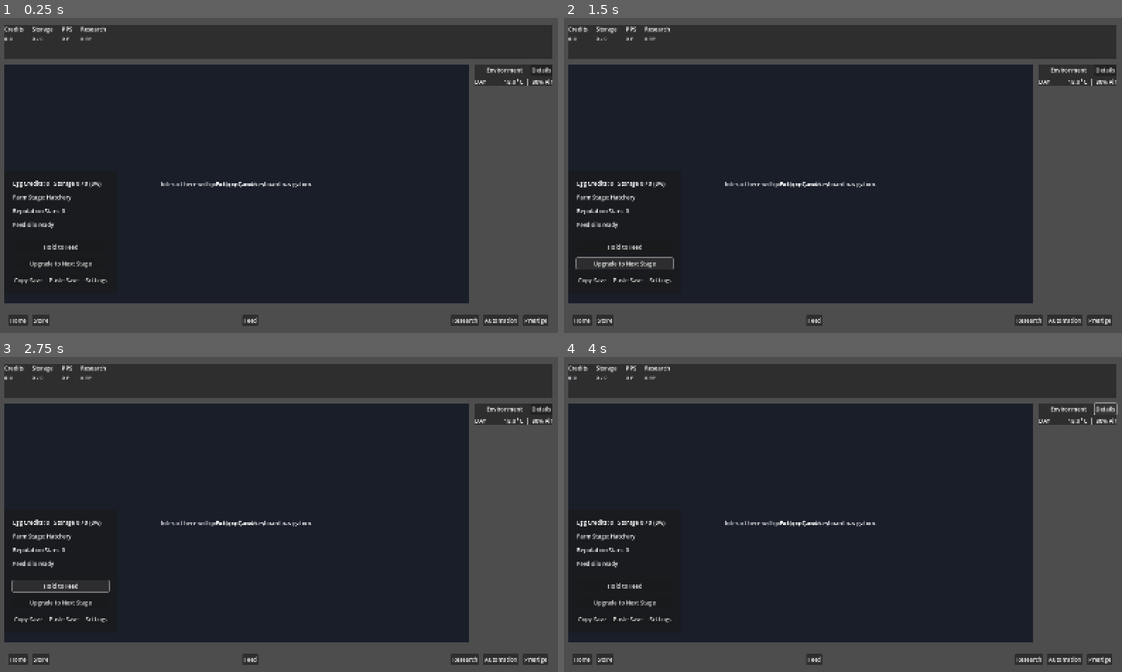
Above: before the commit, frames 1-4 (two rows, left to right).
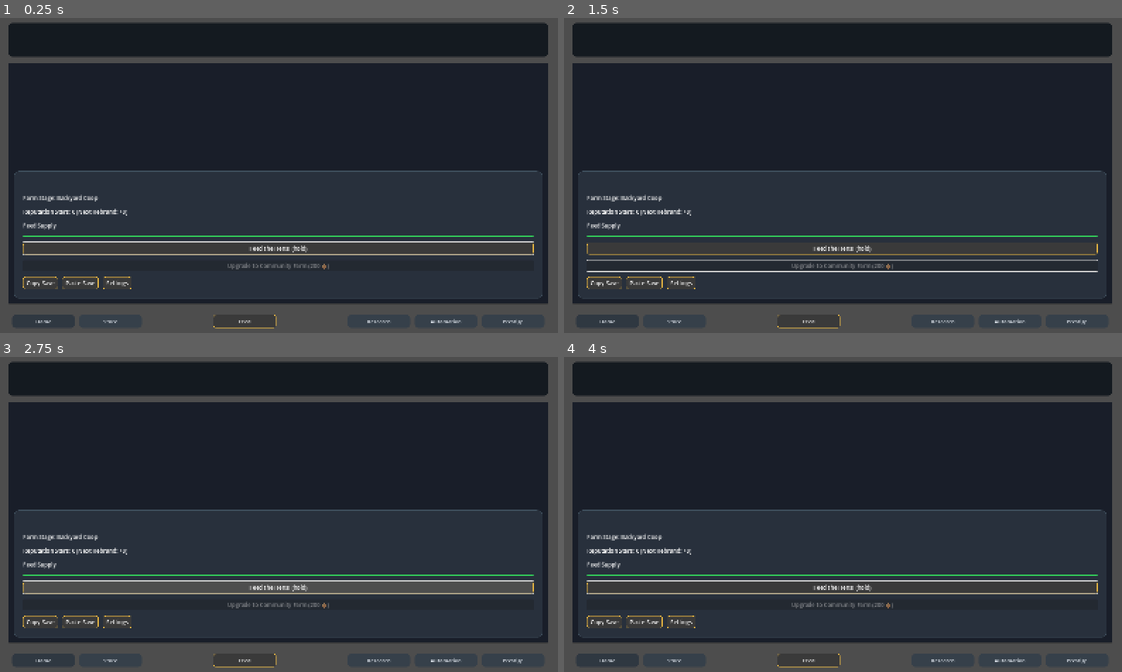
Above: after the commit, the same moments.

Repository: Balooog/Project_Yolkless
Game: Godot game, scene res://game/scenes/Main.tscn
Same seed, same stepped clock (60 frames per second), same inputs: the game is played once before the commit and once after it.
Inputs (mouse positions are in pixels of both pictures, inside the frame that each line leads up to):
- Up to frame 1 (0.25 s): no input
- Up to frame 2 (1.5 s): click (625, 263) at 0.5 s, where only the run before the commit has a clickable "Upgrade to Next Stage"; click (625, 263) at 1.25 s, where only the run before the commit has a clickable "Upgrade to Next Stage"
- Up to frame 3 (2.75 s): click "Hold to Feed" (after the commit: "Feed the Hens! (hold)") at 2 s
- Up to frame 4 (4 s): click "Home" at 2.75 s; click (1105, 410) at 3.5 s, where only the run before the commit has a clickable "Details"

The runs differ from the first frame. In frame 1, 34% of the frame differs, in the area x 0-99%, y 1-99%; in frame 2, 34%; in frame 3, 34%; in frame 4, 34%.
Error before the commit: Parse Error: Unexpected "?" in source. If you want a ternary operator, use "truthy_value if true_condition else falsy_value". (res://game/scripts/Save.gd:259)

Commit message:
feat(conveyor): integrate economy throughput telemetry
PX: PX-011.3

Diff:
--- a/game/scripts/Economy.gd
+++ b/game/scripts/Economy.gd
@@ -3,6 +3,8 @@
 
 const StatBus := preload("res://src/services/StatBus.gd")
 const EnvironmentService := preload("res://src/services/EnvironmentService.gd")
+const AutomationService := preload("res://src/services/AutomationService.gd")
+const PowerService := preload("res://src/services/PowerService.gd")
 const StatsProbe := preload("res://src/services/StatsProbe.gd")
 
 signal soft_changed(value: float)
@@ -11,6 +13,7 @@
 signal tier_changed(tier: int)
 signal autosave(reason: String)
 signal dump_triggered(amount: float, new_balance: float)
+signal conveyor_metrics_changed(rate: float, queue_len: int, jam_active: bool)
 
 var soft: float = 0.0
 var total_earned: float = 0.0
@@ -42,6 +45,8 @@
 const AUTOMATION_ENV_THRESHOLD := 0.75
 const MANUAL_SHIP_EFFICIENCY := 0.75
 const SNAPSHOT_INTERVAL := 20.0
+const CONVEYOR_JAM_QUEUE_THRESHOLD := 40
+const CONVEYOR_JAM_SECONDS := 2.5
 
 var _feed_efficiency_mult := 1.0
 var _feed_reported_empty := false
@@ -72,6 +77,13 @@
 var _profiling_active: bool = false
 var _ship_amortization_enabled: bool = false
 var _pending_shipment_logs: Array[Dictionary] = []
+var _conveyor_manager: Node
+var _conveyor_rate: float = 0.0
+var _conveyor_queue: int = 0
+var _conveyor_delivered_total: int = 0
+var _conveyor_last_update_msec: int = 0
+var _conveyor_jam_timer: float = 0.0
+var _conveyor_jam_active: bool = false
 
 func setup(balance: Balance, research: Research) -> void:
 	_balance = balance
@@ -105,6 +117,33 @@
 
 func set_scheduler_enabled(enabled: bool) -> void:
 	_use_scheduler = enabled
+
+func register_conveyor_manager(manager: Node) -> void:
+	if manager == _conveyor_manager:
+		return
+	if _conveyor_manager and is_instance_valid(_conveyor_manager):
+		_detach_conveyor_signals(_conveyor_manager)
+	_conveyor_manager = manager
+	if _conveyor_manager == null or not is_instance_valid(_conveyor_manager):
+		_conveyor_rate = 0.0
+		_conveyor_queue = 0
+		_conveyor_jam_timer = 0.0
+		_conveyor_jam_active = false
+		_conveyor_last_update_msec = 0
+		_update_conveyor_statbus()
+		conveyor_metrics_changed.emit(_conveyor_rate, _conveyor_queue, _conveyor_jam_active)
+		_conveyor_manager = null
+		return
+	if _conveyor_manager.has_signal("throughput_updated"):
+		var callable := Callable(self, "_on_conveyor_throughput_updated")
+		if not _conveyor_manager.is_connected("throughput_updated", callable):
+			_conveyor_manager.connect("throughput_updated", callable)
+	if _conveyor_manager.has_signal("item_delivered"):
+		var delivered_callable := Callable(self, "_on_conveyor_item_delivered")
+		if not _conveyor_manager.is_connected("item_delivered", delivered_callable):
+			_conveyor_manager.connect("item_delivered", delivered_callable)
+	_update_conveyor_statbus()
+	conveyor_metrics_changed.emit(_conveyor_rate, _conveyor_queue, _conveyor_jam_active)
 
 func _tick(delta: float) -> void:
 	if _balance == null or _research == null:
@@ -830,9 +869,14 @@
 	_statbus.register_stat(&"storage", {"stack": "replace", "default": storage})
 	_statbus.register_stat(&"storage_capacity", {"stack": "replace", "default": _current_capacity()})
 	_statbus.register_stat(&"feed_fraction", {"stack": "replace", "default": get_feed_fraction()})
+	_statbus.register_stat(&"conveyor_rate", {"stack": "replace", "default": 0.0})
+	_statbus.register_stat(&"conveyor_queue", {"stack": "replace", "default": 0.0})
+	_statbus.register_stat(&"conveyor_delivered_total", {"stack": "replace", "default": 0.0})
+	_statbus.register_stat(&"conveyor_jam_active", {"stack": "replace", "default": 0.0})
 	_update_statbus_storage(storage, _current_capacity())
 	_update_statbus_pps(_base_pps(), _current_pps())
 	_update_feed_fraction_stat()
+	_update_conveyor_statbus()
 
 func _update_statbus_pps(base_pps: float, pps: float) -> void:
 	var phase_start := Time.get_ticks_usec()
@@ -885,6 +929,48 @@
 		_log("INFO", "ECONOMY", "Auto shipment processed", entry)
 	_pending_shipment_logs.clear()
 	_profiling_accumulate(PROFILING_PHASE_SHIP, Time.get_ticks_usec() - start)
+
+func _detach_conveyor_signals(manager: Node) -> void:
+	if manager == null or not is_instance_valid(manager):
+		return
+	var throughput_cb := Callable(self, "_on_conveyor_throughput_updated")
+	if manager.has_signal("throughput_updated") and manager.is_connected("throughput_updated", throughput_cb):
+		manager.disconnect("throughput_updated", throughput_cb)
+	var delivered_cb := Callable(self, "_on_conveyor_item_delivered")
+	if manager.has_signal("item_delivered") and manager.is_connected("item_delivered", delivered_cb):
+		manager.disconnect("item_delivered", delivered_cb)
+
+func _on_conveyor_throughput_updated(rate: float, queue_len: int) -> void:
+	_conveyor_rate = max(rate, 0.0)
+	_conveyor_queue = max(queue_len, 0)
+	var now_msec := Time.get_ticks_msec()
+	var delta_seconds := 0.0
+	if _conveyor_last_update_msec > 0:
+		delta_seconds = max(float(now_msec - _conveyor_last_update_msec) / 1000.0, 0.0)
+	_conveyor_last_update_msec = now_msec
+	if _conveyor_queue >= CONVEYOR_JAM_QUEUE_THRESHOLD:
+		_conveyor_jam_timer += delta_seconds
+	else:
+		_conveyor_jam_timer = max(_conveyor_jam_timer - delta_seconds, 0.0)
+	var jam_active := _conveyor_jam_timer >= CONVEYOR_JAM_SECONDS
+	if jam_active != _conveyor_jam_active:
+		_conveyor_jam_active = jam_active
+	_update_conveyor_statbus()
+	conveyor_metrics_changed.emit(_conveyor_rate, _conveyor_queue, _conveyor_jam_active)
+
+func _on_conveyor_item_delivered(_item_id: int, _destination: Node) -> void:
+	_conveyor_delivered_total += 1
+	_update_conveyor_statbus()
+
+func _update_conveyor_statbus() -> void:
+	var bus := _statbus_ref()
+	if bus == null:
+		return
+	bus.set_stat(&"conveyor_rate", _conveyor_rate, "Economy")
+	bus.set_stat(&"conveyor_queue", float(_conveyor_queue), "Economy")
+	bus.set_stat(&"conveyor_delivered_total", float(_conveyor_delivered_total), "Economy")
+	var jam_value := 1.0 if _conveyor_jam_active else 0.0
+	bus.set_stat(&"conveyor_jam_active", jam_value, "Economy")
 
 func _bind_services() -> void:
 	_power_service = _get_power_service()
@@ -996,6 +1082,10 @@
 		"pps": pps,
 		"storage": storage,
 		"feed_fraction": feed_fraction,
+		"conveyor_rate": _conveyor_rate,
+		"conveyor_queue": _conveyor_queue,
+		"conveyor_jam_active": 1.0 if _conveyor_jam_active else 0.0,
+		"conveyor_delivered_total": _conveyor_delivered_total,
 		"eco_in_ms": float(_profiling_sections.get(PROFILING_PHASE_IN, 0.0)),
 		"eco_apply_ms": float(_profiling_sections.get(PROFILING_PHASE_APPLY, 0.0)),
 		"eco_ship_ms": float(_profiling_sections.get(PROFILING_PHASE_SHIP, 0.0)),
--- a/game/scripts/Main.gd
+++ b/game/scripts/Main.gd
@@ -83,6 +83,7 @@
 var _show_cap_pulse := true
 var _conveyor_rate: float = 0.0
 var _conveyor_queue: int = 0
+var _conveyor_jam: bool = false
 var _conveyor_spawn_accumulator: float = 0.0
 var _conveyor_color_index: int = 0
 var _conveyor_colors: Array[Color] = [
@@ -217,15 +218,17 @@
 		sandbox_renderer = null
 
 	if conveyor_manager:
-		if not conveyor_manager.throughput_updated.is_connected(_on_conveyor_throughput_updated):
-			conveyor_manager.throughput_updated.connect(_on_conveyor_throughput_updated)
+		eco.register_conveyor_manager(conveyor_manager)
+		if not eco.conveyor_metrics_changed.is_connected(_on_conveyor_metrics_changed):
+			eco.conveyor_metrics_changed.connect(_on_conveyor_metrics_changed)
 		var initial_queue := 0
 		for belt in conveyor_manager.belts:
 			if belt:
 				initial_queue += belt.get_queue_length()
-		_update_conveyor_view(conveyor_manager.items_per_second, initial_queue)
+		_update_conveyor_view(conveyor_manager.items_per_second, initial_queue, false)
 	else:
-		_update_conveyor_view(0.0, 0)
+		eco.register_conveyor_manager(null)
+		_update_conveyor_view(0.0, 0, false)
 
 	settings_panel = SETTINGS_PANEL_SCENE.instantiate()
 	add_child(settings_panel)
@@ -409,7 +412,7 @@
 	var strings := _get_strings()
 	if strings and environment_panel:
 		environment_panel.set_strings(strings)
-	_update_conveyor_view(_conveyor_rate, _conveyor_queue)
+	_update_conveyor_view(_conveyor_rate, _conveyor_queue, _conveyor_jam)
 
 func _apply_hud_flags() -> void:
 	if bal == null:
@@ -436,7 +439,7 @@
 	_update_factory_view()
 	_update_research_view()
 	_update_feed_ui()
-	_update_conveyor_view(_conveyor_rate, _conveyor_queue)
+	_update_conveyor_view(_conveyor_rate, _conveyor_queue, _conveyor_jam)
 	_update_power_label()
 
 func _update_soft_view(value: float) -> void:
@@ -490,16 +493,26 @@
 		btn_promote.disabled = eco.soft + 1e-6 < next_cost
 	_refresh_prototype_home_sheet()
 
-func _update_conveyor_view(rate: float, queue_len: int) -> void:
+func _update_conveyor_view(rate: float, queue_len: int, jam_active: bool = false) -> void:
 	_conveyor_rate = rate
 	_conveyor_queue = queue_len
+	_conveyor_jam = jam_active
 	if lbl_conveyor == null:
 		return
-	var template := _strings_get("conveyor_label", "Conveyor: {rate}/s | Queue {queue}")
+	var template_key := "conveyor_label"
+	var fallback := "Conveyor: {rate}/s | Queue {queue}"
+	if jam_active:
+		template_key = "conveyor_label_warning"
+		fallback = "Conveyor: {rate}/s | Queue {queue} ⚠"
+	var template := _strings_get(template_key, fallback)
 	lbl_conveyor.text = template.format({
 		"rate": _format_num(rate, 1),
 		"queue": queue_len
 	})
+	if jam_active:
+		lbl_conveyor.add_theme_color_override("font_color", Color(1.0, 0.5, 0.0))
+	else:
+		lbl_conveyor.remove_theme_color_override("font_color")
 	_update_power_label()
 
 func _update_conveyor_spawn(delta: float) -> void:
@@ -944,8 +957,8 @@
 func _on_feed_state_changed(_active: bool) -> void:
 	_update_feed_ui()
 
-func _on_conveyor_throughput_updated(rate: float, queue_len: int) -> void:
-	_update_conveyor_view(rate, queue_len)
+func _on_conveyor_metrics_changed(rate: float, queue_len: int, jam_active: bool) -> void:
+	_update_conveyor_view(rate, queue_len, jam_active)
 
 func _on_ci_changed(ci: float, bonus: float) -> void:
 	_comfort_index = clamp(ci, 0.0, 1.0)
@@ -1278,10 +1291,10 @@
 	return String.num(value, decimals)
 
 func _format_duration(seconds: float) -> String:
-	var total := max(int(round(seconds)), 0)
-	var hours := total / 3600
-	var minutes := (total % 3600) / 60
-	var secs := total % 60
+	var total: int = max(int(round(seconds)), 0)
+	var hours: int = total / 3600
+	var minutes: int = (total % 3600) / 60
+	var secs: int = total % 60
 	var parts: Array[String] = []
 	if hours > 0:
 		parts.append("%dh" % hours)
--- a/game/scripts/Save.gd
+++ b/game/scripts/Save.gd
@@ -201,7 +201,7 @@
 	summary["saved_timestamp"] = last_timestamp
 	var now_timestamp := Time.get_unix_time_from_system()
 	summary["current_timestamp"] = now_timestamp
-	var elapsed := max(now_timestamp - last_timestamp, 0)
+	var elapsed: int = max(now_timestamp - last_timestamp, 0)
 	summary["elapsed_seconds"] = float(elapsed)
 	summary["comfort_before"] = before_snapshot.get("comfort", {})
 	summary["automation_before"] = before_snapshot.get("automation", {})
@@ -211,7 +211,7 @@
 		summary["automation_after"] = _current_automation_snapshot()
 		summary["economy_after"] = _current_economy_snapshot()
 		return summary
-	var params := {
+	var params: Dictionary = {
 		"economy": _eco,
 		"elapsed_seconds": float(elapsed),
 		"base_pps": _eco.current_base_pps()
@@ -256,7 +256,7 @@
 			"applied": summary["applied_seconds"],
 			"grant": summary["grant"],
 			"passive_multiplier": summary["passive_multiplier"],
-			"clamped": summary["clamped"] ? 1.0 : 0.0,
+			"clamped": 1.0 if bool(summary.get("clamped", false)) else 0.0,
 			"storage": storage_after,
 			"pps": float(economy_after.get("pps", 0.0)),
 			"ci": float(summary["comfort_after"].get("ci", 0.0)),
--- a/src/economy/OfflineService.gd
+++ b/src/economy/OfflineService.gd
@@ -7,15 +7,15 @@
 		return {}
 	var elapsed_seconds: float = max(float(params.get("elapsed_seconds", 0.0)), 0.0)
 	var base_pps: float = float(params.get("base_pps", eco.current_base_pps()))
-	var applied_seconds := elapsed_seconds
+	var applied_seconds: float = elapsed_seconds
 	var grant: float = 0.0
 	if elapsed_seconds > 0.0:
 		grant = eco.offline_grant(elapsed_seconds)
 	var passive_multiplier: float = eco.last_offline_passive_multiplier()
-	var passive_pps := base_pps * passive_multiplier
+	var passive_pps: float = base_pps * passive_multiplier
 	if passive_pps > 0.0:
 		applied_seconds = min(elapsed_seconds, grant / passive_pps)
-	var overflow_seconds := max(elapsed_seconds - applied_seconds, 0.0)
+	var overflow_seconds: float = max(elapsed_seconds - applied_seconds, 0.0)
 	return {
 		"elapsed_seconds": elapsed_seconds,
 		"applied_seconds": applied_seconds,
Not shown, changed: docs/architecture/Implementation_TODO.md
Not shown, changed: docs/architecture/Signals_Events.md
Not shown, changed: docs/architecture/StatBus_Catalog.md
Not shown, changed: docs/modules/conveyor.md
Not shown, changed: docs/prompts/PX-011.3.md
Not shown, changed: docs/quality/Telemetry_Replay.md
Not shown, changed: docs/roadmap/Shipping_Implementation_Plan.md
